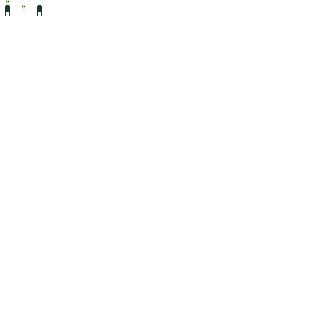
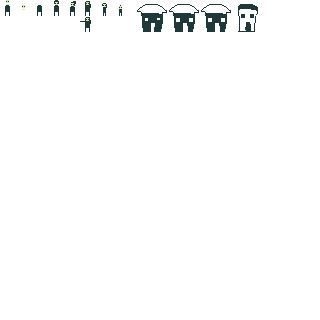
Layer changes from the first (320, 320) image to the second:
renamed "Layer 3" to "Layer 12", painted on it over [54, 0, 258, 32]
